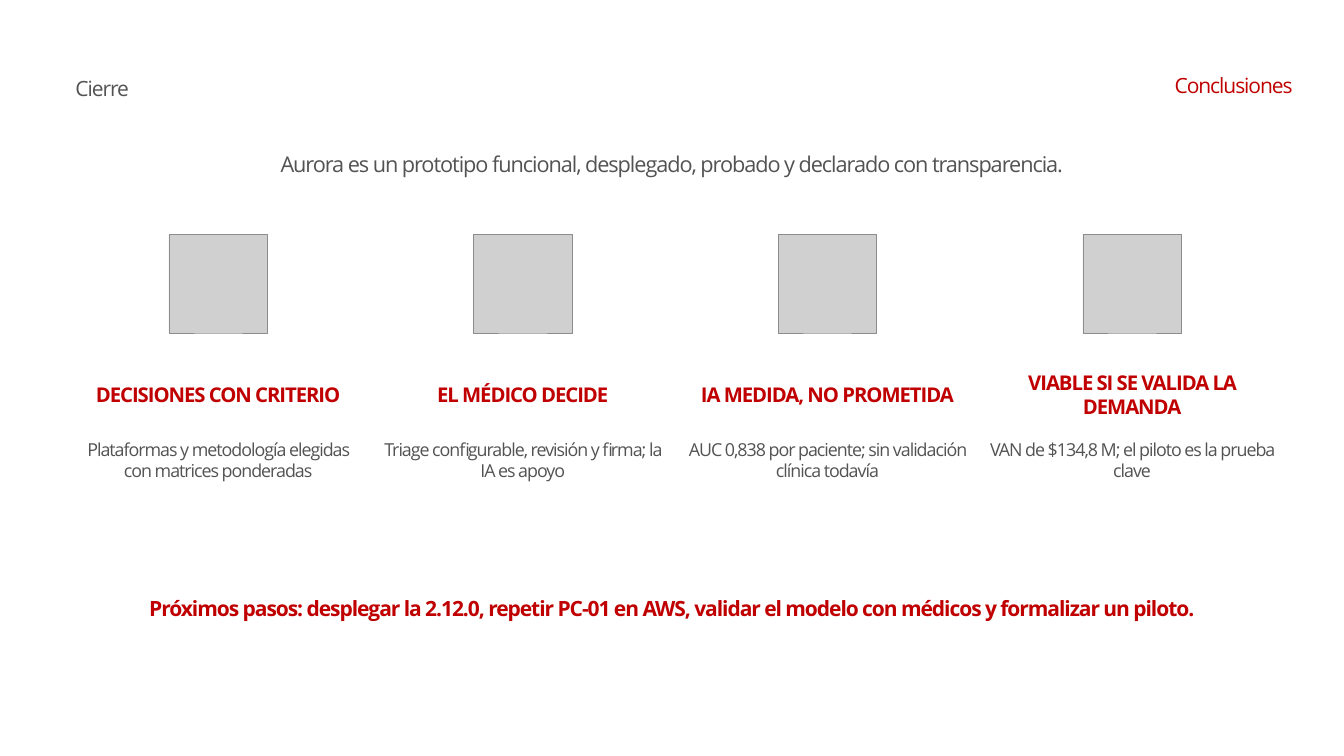
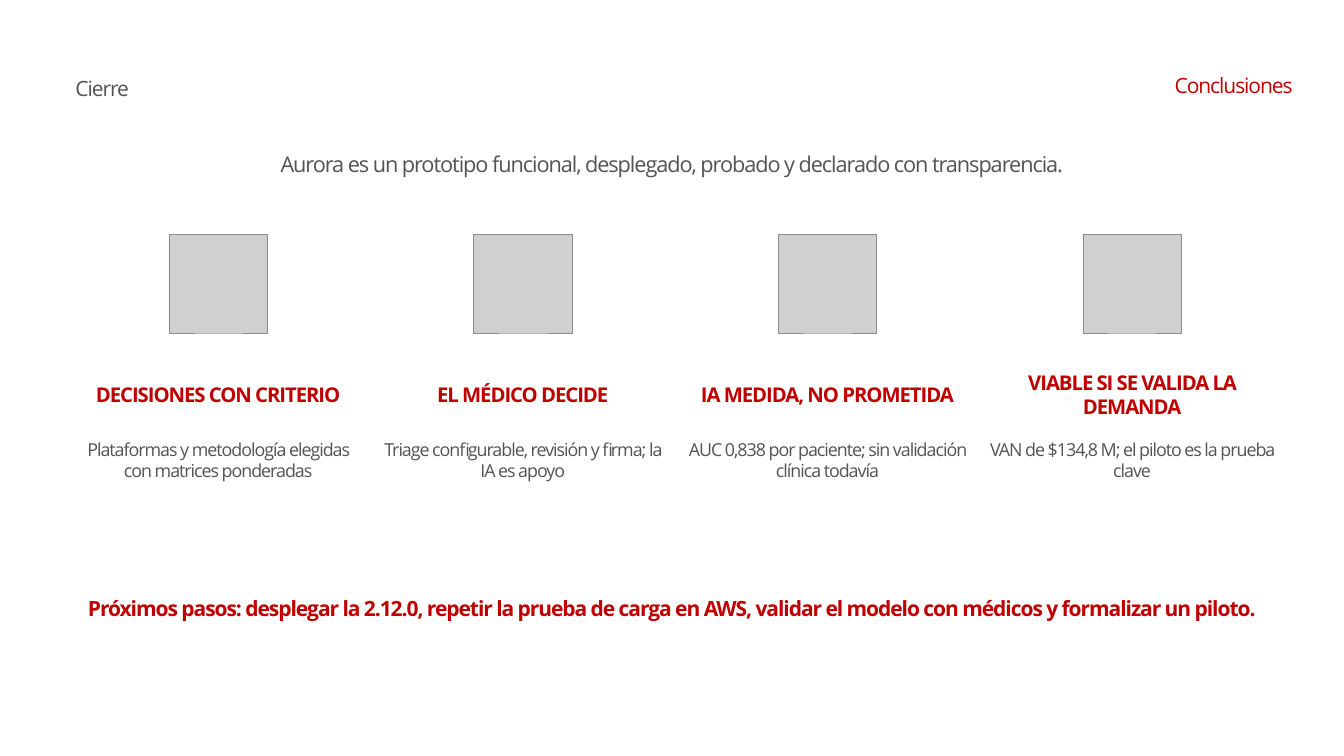
Before and after one commit to conEFE/Proyecto-Aurora, a slide deck: slide 11 of docs/informe_final/presentacion/Presentacion_Aurora_Informe_Final.pptx (slide 12 before the commit). Drawn at 1344x756 pixels with LibreOffice and Linux fonts; fonts in the diff are those of the drawing; grey boxes stand for pictures; background and template pictures are left out. Boxes give left, top, right and bottom in pixels: in the first picture for what was removed or moved away, otherwise in the second. Text is boxed around its words. In the diff, an @@ line names an element or a change of style, - is before the commit and + after.

```diff
--- a/docs/informe_final/presentacion/Presentacion_Aurora_Informe_Final.pptx
+++ b/docs/informe_final/presentacion/Presentacion_Aurora_Informe_Final.pptx
@@ text at (x1=88, y1=600, x2=1256, y2=621): text changed @@
-Próximos pasos: desplegar la 2.12.0, repetir PC-01 en AWS, validar el modelo con médicos y formalizar un piloto.
+Próximos pasos: desplegar la 2.12.0, repetir la prueba de carga en AWS, validar el modelo con médicos y formalizar un piloto.
```
Also in this commit, not shown: 10 other slides changed, 12 slides added, 2 other files.
